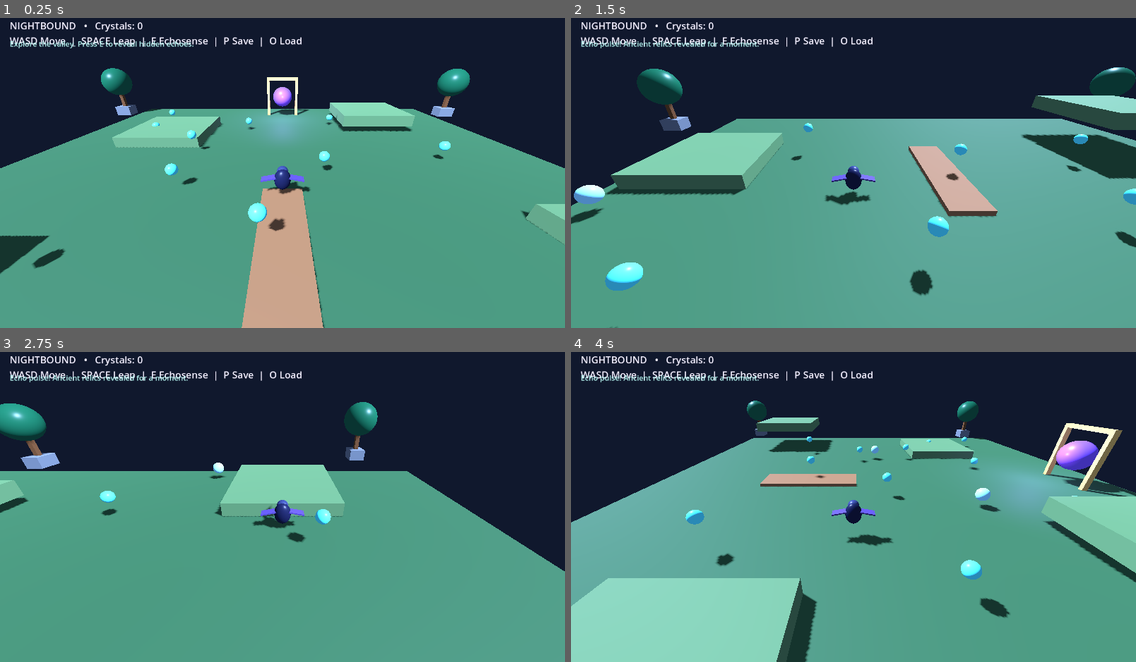
Above: before the commit, frames 1-4 (two rows, left to right).
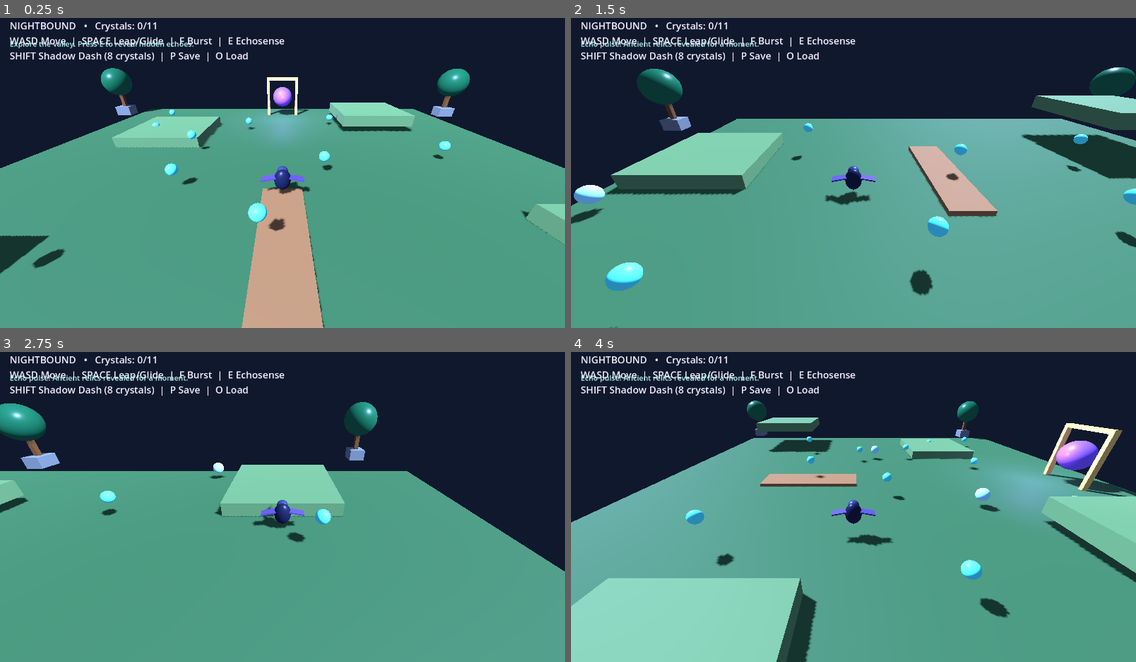
Above: after the commit, the same moments.

Repository: Dynamon91/nightbound
Game: Godot game, scene res://scenes/main.tscn
Two runs of this game, one before a commit and one after it. Both use one fixed random seed, a clock stepped at 60 frames per second and the inputs below.
Inputs:
- Up to frame 1 (0.25 s): no input
- Up to frame 2 (1.5 s): tap E (echosense) at 0.5, 1.35 s; hold D (move_right) 0.53-1.28 s; hold F (burst) 0.53-1.28 s; tap Space (jump) at 0.77 s; hold S (move_back) from 1.28 s (still down)
- Up to frame 3 (2.75 s): tap Space (jump) at 1.52 s; release S (move_back) at 2.03 s; hold D (move_right) from 2.03 s (still down); hold Shift (shadow_dash) from 2.03 s (still down)
- Up to frame 4 (4 s): release D (move_right) at 2.78 s; release Shift (shadow_dash) at 2.78 s; hold W (move_forward) 2.78-3.53 s; tap F (burst) at 2.85 s; tap Space (jump) at 3.02, 3.77 s; hold A (move_left) from 3.53 s (still down); tap E (echosense) at 3.6 s

The runs differ from the first frame. In frame 1, 1.0% of the frame differs, in the area x 1-54%, y 1-15%; in frame 2, 1.0%; in frame 3, 1.0%; in frame 4, 1.0%.

Commit message:
feat: add crystal-gated realm gate and fall recovery

Diff:
--- a/scripts/main.gd
+++ b/scripts/main.gd
@@ -16,6 +16,8 @@
 var burst_pressed := false
 var dash_pressed := false
 var dash_unlocked := false
+var portal_open := false
+var victory_shown := false
 
 func material(color: Color, roughness := 0.75) -> StandardMaterial3D:
 	var m := StandardMaterial3D.new()
@@ -162,6 +164,11 @@
 func _physics_process(delta: float) -> void:
 	if player == null:
 		return
+	# Safety net: return the bat to the valley if it falls out of the playable area.
+	if player.global_position.y < -12.0:
+		player.velocity = Vector3.ZERO
+		player.position = Vector3(0, 1.5, 3)
+		show_message("The night wind carries you back to the valley.")
 	var input := Input.get_vector("move_left", "move_right", "move_forward", "move_back")
 	var dir := Vector3(input.x, 0, input.y)
 	player.velocity.x = dir.x * move_speed
@@ -208,6 +215,12 @@
 				crystal_objects.erase(id)
 				show_message("Crystal collected! Keep exploring.")
 				save_game()
+	if crystals >= 11 and not portal_open:
+		portal_open = true
+		show_message("All 11 crystals gathered! The Realm Gate awakens.")
+	if portal_open and not victory_shown and player.global_position.distance_to(Vector3(0, 2.5, -18)) < 3.0:
+		victory_shown = true
+		show_message("REALM GATE OPEN — You have awakened the ancient passage!")
 	if revealed and pulse_time <= 0.0:
 		revealed = false
 		for secret in secrets:
@@ -216,7 +229,7 @@
 
 func refresh_hud() -> void:
 	if hud:
-		hud.text = "NIGHTBOUND   •   Crystals: %d\nWASD Move  |  SPACE Leap  |  E Echosense  |  P Save  |  O Load" % crystals
+		hud.text = "NIGHTBOUND   •   Crystals: %d/11%s\nWASD Move  |  SPACE Leap/Glide  |  F Burst  |  E Echosense\nSHIFT Shadow Dash (8 crystals)  |  P Save  |  O Load" % [crystals, "  •  GATE OPEN" if portal_open else ""]
 
 func show_message(text_value: String) -> void:
 	if message:
